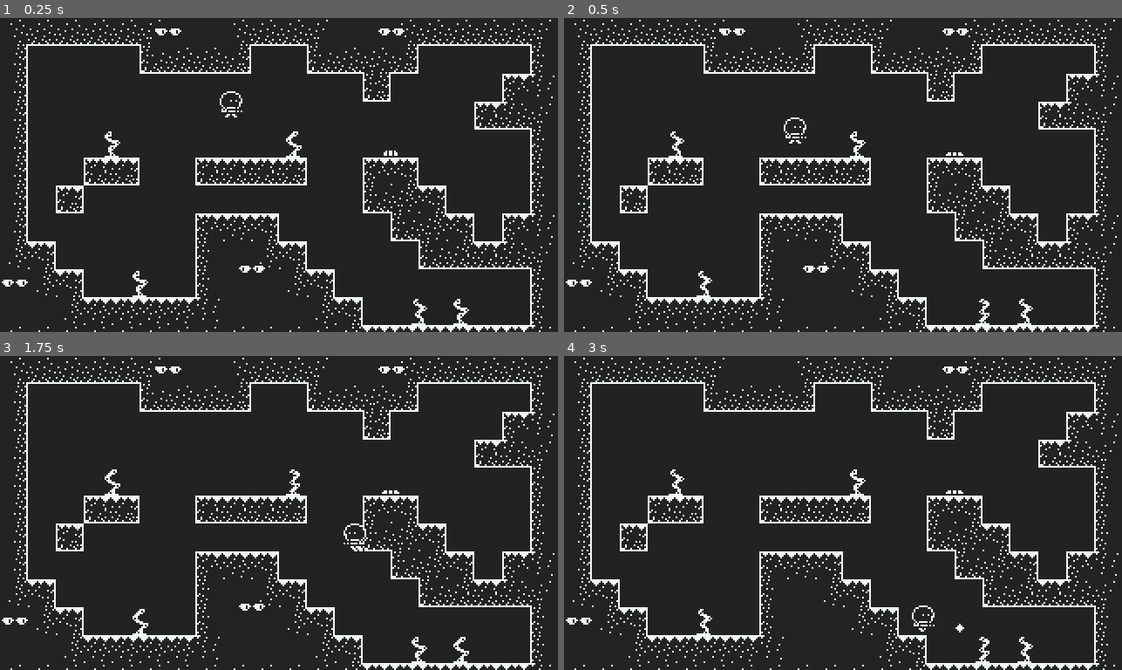
Above: before the commit, frames 1-4 (two rows, left to right).
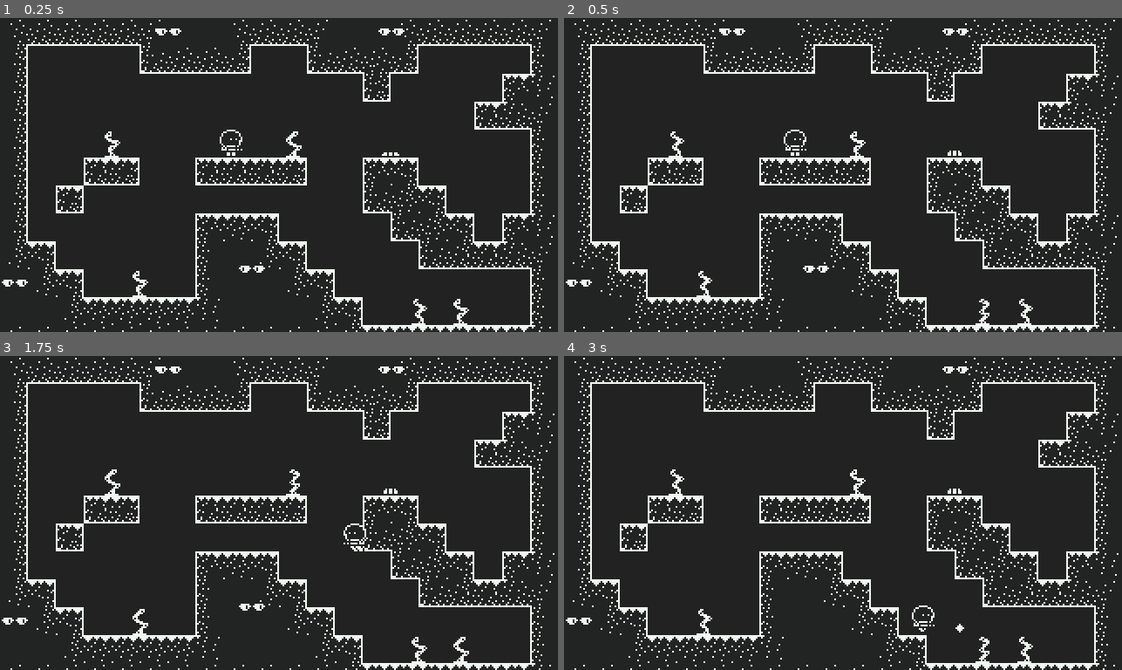
Above: after the commit, the same moments.

Repository: madeso/spelsylt4
Game: Godot game, scene res://world.tscn
The game is run twice, just before and just after one commit, with the same random seed, the same clock (stepped at 60 frames per second) and the same inputs.
Inputs:
- Up to frame 1 (0.25 s): no input
- Up to frame 2 (0.5 s): no input
- Up to frame 3 (1.75 s): hold Space (ui_select) 0.53-1.28 s; hold Right (ui_right) from 0.53 s (still down); tap Space (ui_select) at 1.35, 1.52 s
- Up to frame 4 (3 s): tap Space (ui_select) at 1.82, 2.85 s; release Right (ui_right) at 2.03 s; hold Left (ui_left) 2.03-2.78 s; hold Space (ui_select) 2.03-2.78 s; hold Right (ui_right) from 2.78 s (still down)

The runs differ from the first frame. In frame 1, 0.2% of the frame differs, in the area x 39-72%, y 23-44%; in frame 2, 0.2%; in frame 3, less than 0.1%; in frame 4, less than 0.1%.

Commit message:
wip sounds

Diff:
--- a/bug.tscn
+++ b/bug.tscn
@@ -31,4 +31,5 @@
 [node name="AnimatedSprite" type="AnimatedSprite" parent="."]
 position = Vector2( 0, -8 )
 frames = SubResource( 4 )
+frame = 1
 playing = true
--- a/player.gd
+++ b/player.gd
@@ -27,6 +27,8 @@
 const ACCELERATION = 512
 const AIR_ACCELERATION = 200
 
+const WALK = 0.15
+
 # friction = speed reduce/second when not moving
 const FRICTION = 512
 const AIR_FRICTION = 200
@@ -44,11 +46,21 @@
 var wall_timer = 0
 var old_anim = Anim.Unknown
 var gun_heat = 0
+var walk_timer = 0
+
+onready var sfx_jump = $SfxJump
+onready var sfx_jump2 = $SfxJump2
+onready var sfx_gun = $SfxGun
+onready var sfx_walk = $SfxWalk
+
+func play(sfx):
+	sfx.stop()
+	sfx.play()
 
 func _ready():
 	motion = Vector2.ZERO
 	floor_timer = 0
-	jump_buffer = 0
+	jump_buffer = JUMP_BUFFER + 1
 	jump_hold = 0
 	holding_jump = false
 	wall_timer = 0
@@ -105,9 +117,11 @@
 			floor_timer = ON_FLOOR_TIME + 1
 			jump_hold = 0
 			holding_jump = true
+			play(sfx_jump)
 	else:
 		if on_wall and jump_buffer < JUMP_BUFFER:
 			# wall jump
+			play(sfx_jump2)
 			jump_buffer = JUMP_BUFFER + 1
 			motion.y = -JUMP_FORCE
 			floor_timer = ON_FLOOR_TIME + 1
@@ -141,9 +155,19 @@
 	else:
 		anim = Anim.Jump
 
+	if anim == Anim.Walk:
+		walk_timer -= delta
+		if walk_timer < 0:
+			walk_timer += WALK
+			play(sfx_walk)
+	else:
+		walk_timer = 0
+
+
 	if Input.get_action_strength("ui_select") > 0.5:
 		gun_heat -= delta
 		if gun_heat <= 0:
+			play(sfx_gun)
 			gun_heat += 0.1
 			var bullet = bullet_scene.instance()
 			bullet.facing_right = !sprite.flip_h
--- a/player.tscn
+++ b/player.tscn
@@ -1,56 +1,60 @@
-[gd_scene load_steps=11 format=2]
+[gd_scene load_steps=15 format=2]
 
 [ext_resource path="res://player.png" type="Texture" id=1]
 [ext_resource path="res://player.gd" type="Script" id=2]
+[ext_resource path="res://gun.wav" type="AudioStream" id=3]
+[ext_resource path="res://jump2.wav" type="AudioStream" id=4]
+[ext_resource path="res://walk.wav" type="AudioStream" id=5]
+[ext_resource path="res://jump.wav" type="AudioStream" id=6]
 
-[sub_resource type="AtlasTexture" id=7]
+[sub_resource type="AtlasTexture" id=1]
+atlas = ExtResource( 1 )
+region = Rect2( 48, 0, 24, 20 )
+
+[sub_resource type="AtlasTexture" id=2]
 atlas = ExtResource( 1 )
 region = Rect2( 72, 0, 24, 20 )
 
-[sub_resource type="AtlasTexture" id=8]
+[sub_resource type="AtlasTexture" id=3]
+atlas = ExtResource( 1 )
+region = Rect2( 0, 0, 24, 20 )
+
+[sub_resource type="AtlasTexture" id=4]
+atlas = ExtResource( 1 )
+region = Rect2( 0, 0, 24, 20 )
+
+[sub_resource type="AtlasTexture" id=5]
+atlas = ExtResource( 1 )
+region = Rect2( 24, 0, 24, 20 )
+
+[sub_resource type="AtlasTexture" id=6]
 atlas = ExtResource( 1 )
 region = Rect2( 48, 0, 24, 20 )
 
-[sub_resource type="AtlasTexture" id=1]
-atlas = ExtResource( 1 )
-region = Rect2( 0, 0, 24, 20 )
-
-[sub_resource type="AtlasTexture" id=2]
-atlas = ExtResource( 1 )
-region = Rect2( 0, 0, 24, 20 )
-
-[sub_resource type="AtlasTexture" id=3]
-atlas = ExtResource( 1 )
-region = Rect2( 24, 0, 24, 20 )
-
-[sub_resource type="AtlasTexture" id=4]
-atlas = ExtResource( 1 )
-region = Rect2( 48, 0, 24, 20 )
-
-[sub_resource type="SpriteFrames" id=5]
+[sub_resource type="SpriteFrames" id=7]
 animations = [ {
-"frames": [ SubResource( 7 ) ],
+"frames": [ SubResource( 1 ) ],
+"loop": true,
+"name": "Jump",
+"speed": 5.0
+}, {
+"frames": [ SubResource( 2 ) ],
 "loop": true,
 "name": "Slide",
 "speed": 5.0
 }, {
-"frames": [ SubResource( 8 ) ],
-"loop": true,
-"name": "Jump",
-"speed": 5.0
-}, {
-"frames": [ SubResource( 1 ) ],
+"frames": [ SubResource( 3 ) ],
 "loop": true,
 "name": "Idle",
 "speed": 5.0
 }, {
-"frames": [ SubResource( 2 ), SubResource( 3 ), SubResource( 2 ), SubResource( 4 ) ],
+"frames": [ SubResource( 4 ), SubResource( 5 ), SubResource( 4 ), SubResource( 6 ) ],
 "loop": true,
 "name": "Walk",
 "speed": 8.0
 } ]
 
-[sub_resource type="RectangleShape2D" id=6]
+[sub_resource type="RectangleShape2D" id=8]
 extents = Vector2( 4, 7 )
 
 [node name="Player" type="KinematicBody2D"]
@@ -58,10 +62,23 @@
 
 [node name="Sprite" type="AnimatedSprite" parent="."]
 position = Vector2( 0, -10 )
-frames = SubResource( 5 )
+frames = SubResource( 7 )
 animation = "Slide"
 playing = true
 
 [node name="CollisionShape2D" type="CollisionShape2D" parent="."]
 position = Vector2( 0, -7 )
-shape = SubResource( 6 )
+shape = SubResource( 8 )
+
+[node name="SfxGun" type="AudioStreamPlayer2D" parent="."]
+stream = ExtResource( 3 )
+
+[node name="SfxJump" type="AudioStreamPlayer2D" parent="."]
+stream = ExtResource( 6 )
+
+[node name="SfxJump2" type="AudioStreamPlayer2D" parent="."]
+stream = ExtResource( 4 )
+
+[node name="SfxWalk" type="AudioStreamPlayer2D" parent="."]
+stream = ExtResource( 5 )
+attenuation = 0.138696
Not shown, added: gun.wav.import
Not shown, added: jump2.wav.import
Not shown, added: walk.wav.import
Not shown, added: gun.wav
Not shown, added: jump.wav
Not shown, added: jump2.wav
Not shown, added: walk.wav
